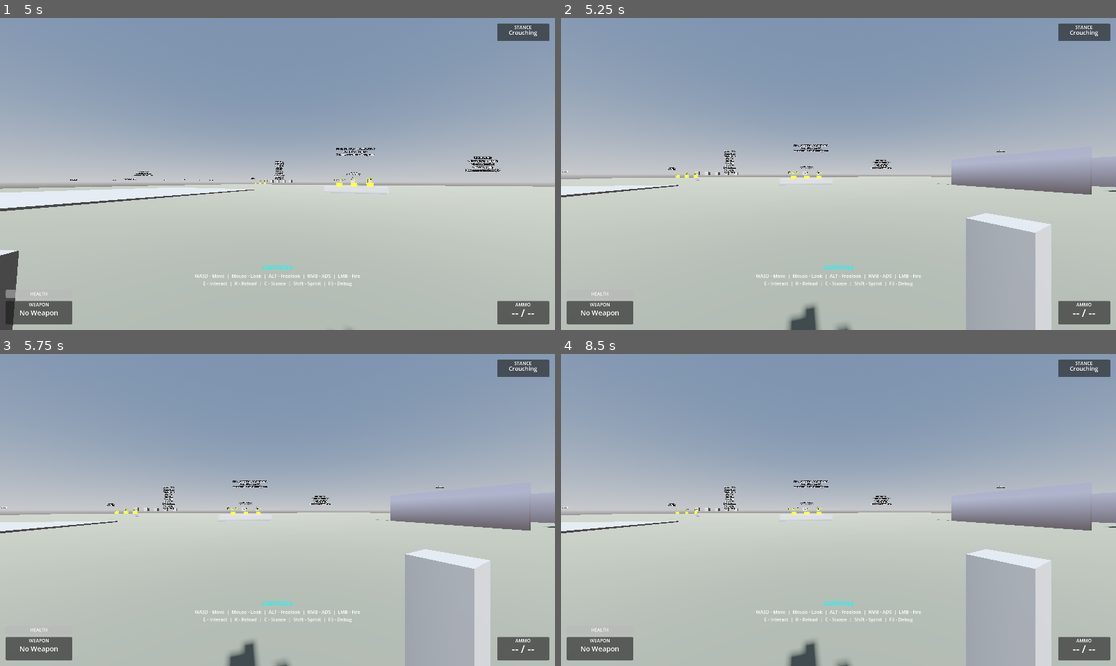
Above: before the commit, frames 1-4 (two rows, left to right).
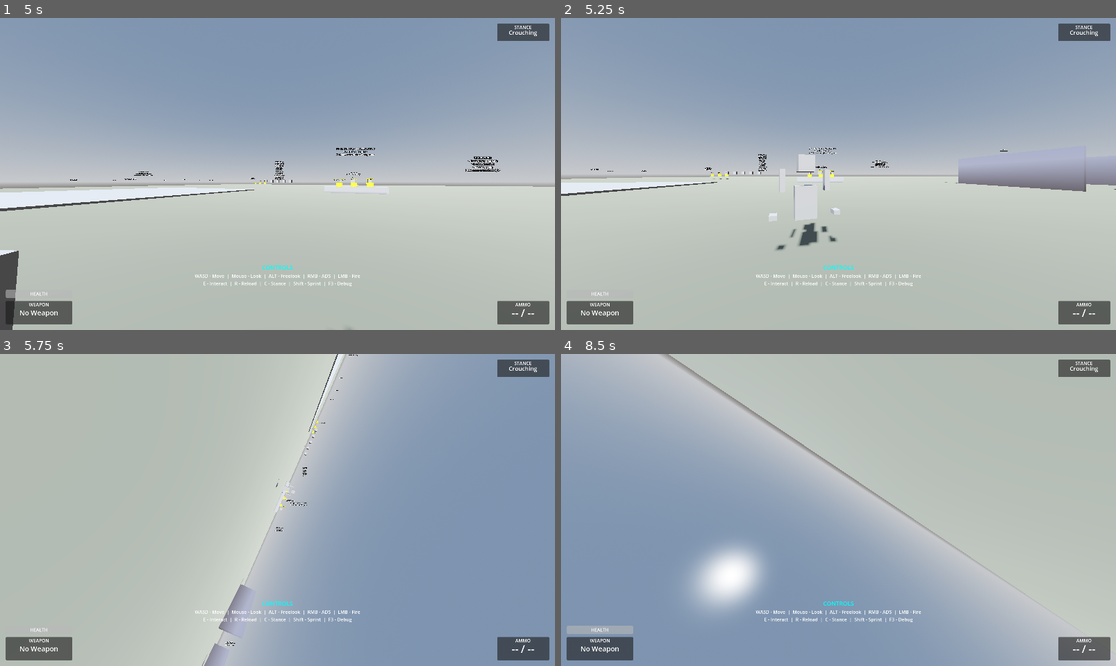
Above: after the commit, the same moments.

Repository: lmf-git/fpp-ik-ads
Game: Godot game, scene res://scenes/enhanced_demo.tscn
The game is run twice, just before and just after one commit, with the same random seed, the same clock (stepped at 60 frames per second) and the same inputs.
Inputs (mouse positions are in pixels of both pictures, inside the frame that each line leads up to):
- Up to frame 1 (5 s): tap Enter (ui_accept) at 0.5 s; move the mouse to (305, 174) at 0.52 s; hold Right mouse button (aim_down_sights) 0.53-1.28 s; hold W (move_forward) from 0.53 s (still down); tap Space (jump) at 0.77, 1.52, 3.02, 3.77, 4.52 s; move the mouse to (249, 174) at 1.27 s; tap C (crouch) at 1.35 s; move the mouse to (288, 167) at 2.02 s; press the mouse at (288, 167) at 2.03 s; move the mouse to (271, 180) at 2.77 s; release the mouse at (271, 180) at 2.78 s; tap Alt (freelook) at 2.85 s; move the mouse to (316, 177) at 3.52 s; tap E (interact) at 3.6 s; move the mouse to (233, 170) at 4.27 s; tap Shift (sprint) at 4.35 s
- Up to frame 2 (5.25 s): keep holding W (move_forward); move the mouse to (844, 174) at 5.02 s; tap G at 5.1 s
- Up to frame 3 (5.75 s): keep holding W (move_forward)
- Up to frame 4 (8.5 s): move the mouse to (816, 503) at 5.77 s; release W (move_forward) at 5.78 s; hold D (move_right) 5.78-6.53 s; tap H at 5.85 s; tap Space (jump) at 6.02, 6.77, 7.52 s; move the mouse to (866, 510) at 6.52 s; hold W (move_forward) from 6.53 s (still down); tap 1 at 6.6 s; move the mouse to (810, 510) at 7.27 s; tap 2 at 7.35 s; move the mouse to (849, 503) at 8.02 s; tap 3 at 8.1 s

Frame 1 is identical in both runs. In frame 2, 4.7% of the frame differs, in the area x 0-100%, y 40-100%; in frame 3, 58%; in frame 4, 71%, in the area x 0-100%, y 0-100%.
Error before the commit: Invalid assignment of property or key 'simulate_physics' with value of type 'bool' on a base object of type 'PhysicalBone3D'. (res://scripts/ragdoll_controller…

Commit message:
Fix PhysicalBone3D API for Godot 4.5 ragdoll control
Fixed simulate_physics property error in ragdoll controller:

Problem:
- Used bone.simulate_physics = true/false
- This property is not accessible at runtime in Godot 4.5
- Error: "Invalid assignment of property 'simulate_physics'"
- Occurred in lines 78, 106 of ragdoll_controller.gd

Solution:
- Use Skeleton3D.physical_bones_start_simulation() method
- Use Skeleton3D.physical_bones_stop_simulation() method
- These are the correct Godot 4.x API calls for controlling physical bones
- Line 76: skeleton.physical_bones_start_simulation()
- Line 105: skeleton.physical_bones_stop_simulation()

Changes:
- enable_ragdoll(): Now calls skeleton.physical_bones_start_simulation()
- _disable_ragdoll(): Now calls skeleton.physical_bones_stop_simulation()
- Impulse still applied directly to bones via apply_central_impulse()

Godot 4.x manages physical bone simulation through the Skeleton3D node,
not individual PhysicalBone3D properties. Ragdoll now works correctly.

Diff:
--- a/scripts/ragdoll_controller.gd
+++ b/scripts/ragdoll_controller.gd
@@ -73,12 +73,13 @@
 		character_body.collision_layer = 0
 		character_body.collision_mask = 0
 
-	# Enable all physical bones
-	for bone in physical_bones:
-		bone.simulate_physics = true
+	# Enable all physical bones using Skeleton3D
+	if skeleton:
+		skeleton.physical_bones_start_simulation()
 
-		# Apply impulse if specified (e.g., from damage direction)
-		if impulse.length() > 0:
+	# Apply impulse if specified (e.g., from damage direction)
+	if impulse.length() > 0:
+		for bone in physical_bones:
 			bone.apply_central_impulse(impulse)
 
 	print("Ragdoll enabled with %d physical bones" % physical_bones.size())
@@ -102,8 +103,8 @@
 
 func _disable_ragdoll():
 	"""Internal method to disable all physical bones"""
-	for bone in physical_bones:
-		bone.simulate_physics = false
+	if skeleton:
+		skeleton.physical_bones_stop_simulation()
 
 func apply_force_to_bone(bone_name: String, force: Vector3):
 	"""Apply force to a specific bone (e.g., hit reaction)"""
